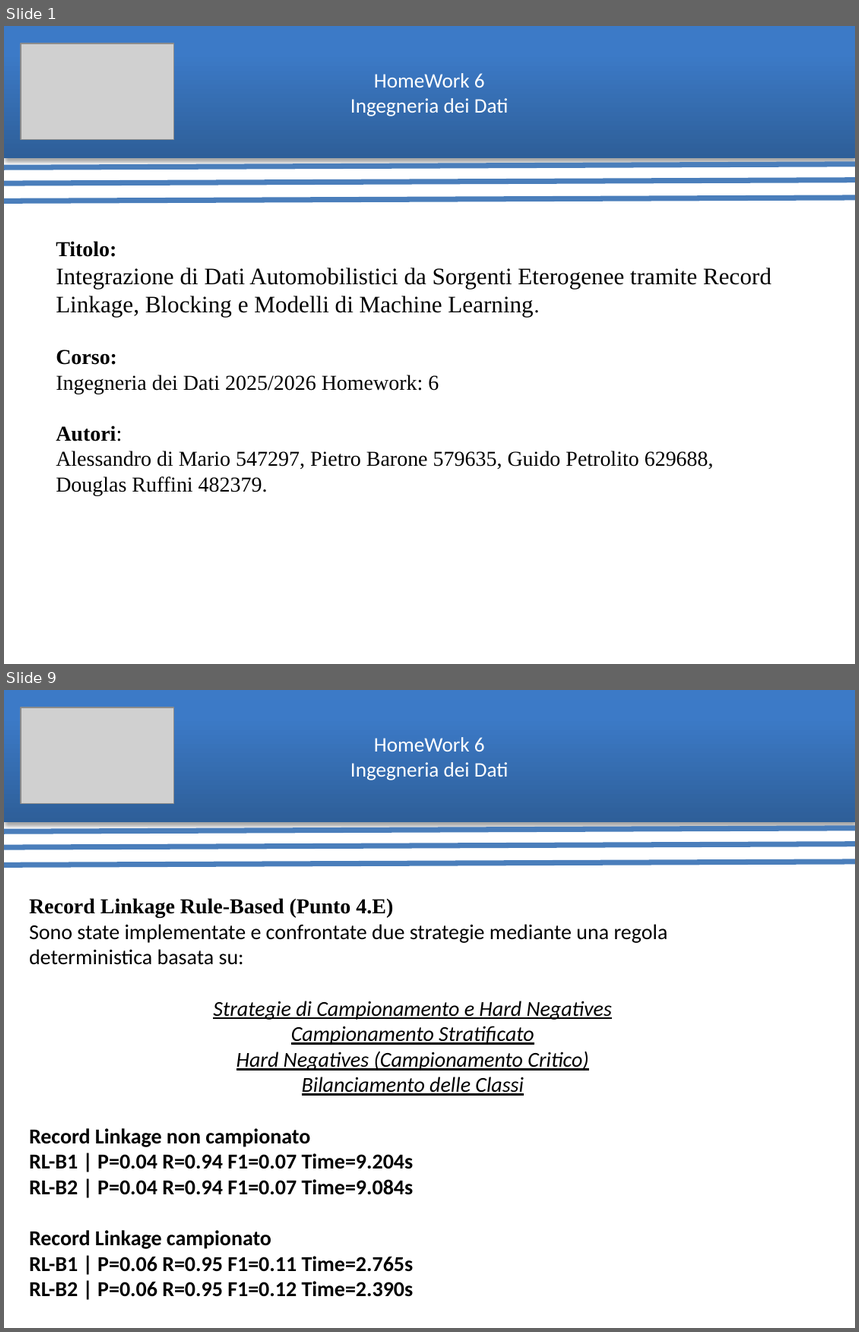
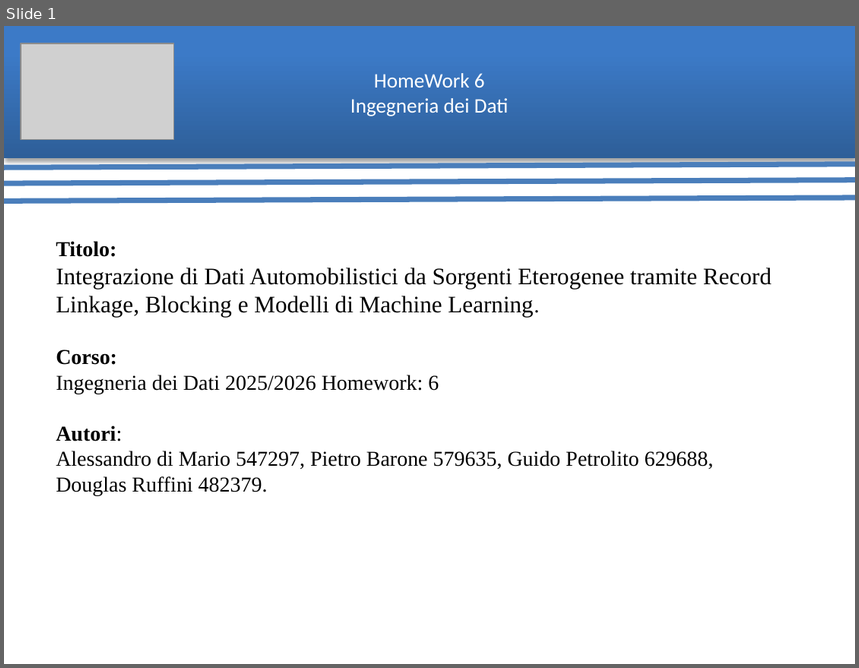
Before and after one commit to ArthexTheKing/Ingegneria-dei-Dati, a slide deck: Homework 6/pdf/Presentazione HomeWork 6.pptx. Shown one above the other, each under a label of ours: slides 1 and 9 before the commit, slide 1 after it; the slides between them are not shown. The pictures are 859x1332 and 859x668 pixels, drawn with LibreOffice and Linux fonts; fonts in the diff are those of the drawing; grey boxes stand for pictures. Boxes give left, top, right and bottom in pixels: in the first picture for what was removed or moved away, otherwise in the second. Text is boxed around its words. In the diff, an @@ line names an element or a change of style, - is before the commit and + after.

```diff
--- a/Homework 6/pdf/Presentazione HomeWork 6.pptx
+++ b/Homework 6/pdf/Presentazione HomeWork 6.pptx
@@ slide 9 removed at <box>4,690,855,1328</box>, background #FFFFFF @@
@@ rectangle removed at <box>4,690,855,822</box> @@
-HomeWork 6
-Ingegneria dei Dati
@@ picture removed at <box>21,708,174,804</box> @@
@@ line removed from (4, 831) to (855, 828) @@
@@ line removed from (4, 847) to (855, 844) @@
@@ line removed from (4, 866) to (855, 862) @@
@@ text removed at <box>29,898,668,1297</box> @@
-Record Linkage Rule-Based (Punto 4.E)
-Sono state implementate e confrontate due strategie mediante una regola deterministica basata su:
-Strategie di Campionamento e Hard Negatives
-Campionamento Stratificato
-Hard Negatives (Campionamento Critico)
-Bilanciamento delle Classi
-Record Linkage non campionato
-RL-B1 | P=0.04 R=0.94 F1=0.07 Time=9.204s
-RL-B2 | P=0.04 R=0.94 F1=0.07 Time=9.084s
-Record Linkage campionato
-RL-B1 | P=0.06 R=0.95 F1=0.11 Time=2.765s
-RL-B2 | P=0.06 R=0.95 F1=0.12 Time=2.390s
```
Also in this commit, not shown: 10 slides changed, 4 slides added, 2 other slides removed, 1 other file.
